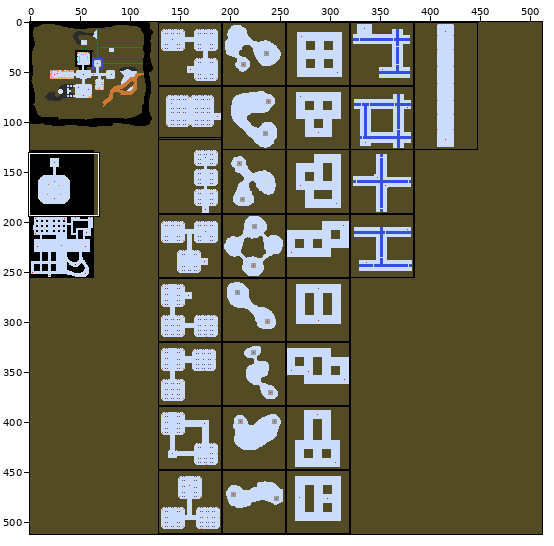
Pixel-art file -- assets/image/level.aseprite. The first picture is a wide view before the edit; the outline marks the close-up.
Close-up. Before the commit:
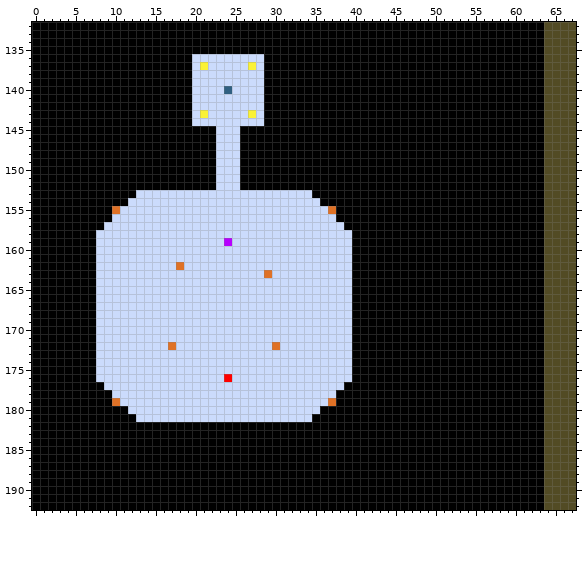
512x512 pixels, 1 frame. Colours within 5 levels of each other are drawn and written as one. Shown: x 0..67, y 132..192.
After:
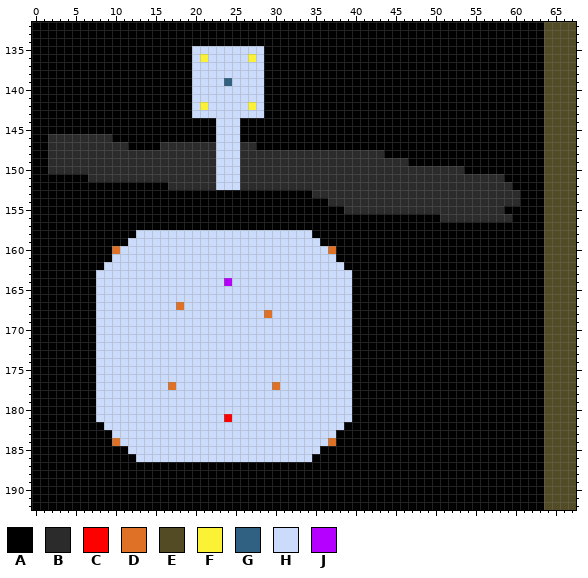
Palette (. is transparent): A #000000  B #2b2b2b  C #ff0000  D #df7126  E #524b24  F #fbf236  G #306082  H #cbdbfc  J #b600ff
What changed:
Changed rows in their new state; - is an unchanged pixel.
first column x 2:
135 ------------------HHHHHHHHH--------------------------------
136 -------------------F-----F---------------------------------
137 -------------------H-----H---------------------------------
139 ----------------------G------------------------------------
140 ----------------------H------------------------------------
142 -------------------F-----F---------------------------------
143 -------------------H-----H---------------------------------
144 ------------------AAA---AAA--------------------------------
146 BBBBBBBB---------------------------------------------------
147 BBBBBBBBBB----BBBBBBB---BB---------------------------------
148 BBBBBBBBBBBBBBBBBBBBB---BBBBBBBBBBBBBBBBBB-----------------
149 BBBBBBBBBBBBBBBBBBBBB---BBBBBBBBBBBBBBBBBBBBB--------------
150 BBBBBBBBBBBBBBBBBBBBB---BBBBBBBBBBBBBBBBBBBBBBBBBBBB-------
151 -----BBBBBBBBBBBBBBBB---BBBBBBBBBBBBBBBBBBBBBBBBBBBBBBBBB--
152 ---------------BBBBBB---BBBBBBBBBBBBBBBBBBBBBBBBBBBBBBBBBB-
153 -----------AAAAAAAAAAAAAAAAAAAAAABBBBBBBBBBBBBBBBBBBBBBBBBB
154 ----------AAAAAAAAAAAAAAAAAAAAAAAA-BBBBBBBBBBBBBBBBBBBBBBBB
155 --------AAAAAAAAAAAAAAAAAAAAAAAAAAAA-BBBBBBBBBBBBBBBBBBBB--
156 --------AAAAAAAAAAAAAAAAAAAAAAAAAAAA-------------BBBBBBBBB-
157 -------AAAAAAAAAAAAAAAAAAAAAAAAAAAAAA----------------------
158 ------AAAAA----------------------AAAAA---------------------
159 ------AAAA------------H-----------AAAA---------------------
160 ------AAD--------------------------DAA---------------------
161 ------AA----------------------------AA---------------------
162 ------A---------H--------------------A---------------------
163 ---------------------------H-------------------------------
164 ----------------------J------------------------------------
167 ----------------D------------------------------------------
168 ---------------------------D-------------------------------
first column x 17:
172 H------------H
first column x 8:
176 ----------------H---------------
177 H--------D------------D--------H
178 HH----------------------------HH
179 HHH--------------------------HHH
180 HHHH------------------------HHHH
181 HHHHH-----------C----------HHHHH
182 -HHHHHHHHHHHHHHHHHHHHHHHHHHHHHH-
183 --HHHHHHHHHHHHHHHHHHHHHHHHHHHH--
184 --DHHHHHHHHHHHHHHHHHHHHHHHHHHD--
185 ----HHHHHHHHHHHHHHHHHHHHHHHH----
186 -----HHHHHHHHHHHHHHHHHHHHHH-----
Pixel boxes of the changes (left, top, right, bottom) in both close-ups:
changed: (48, 46, 520, 310)
changed: (264, 310, 280, 350)
changed: (168, 342, 176, 350)
changed: (224, 374, 232, 382)
changed: (96, 382, 352, 462)
